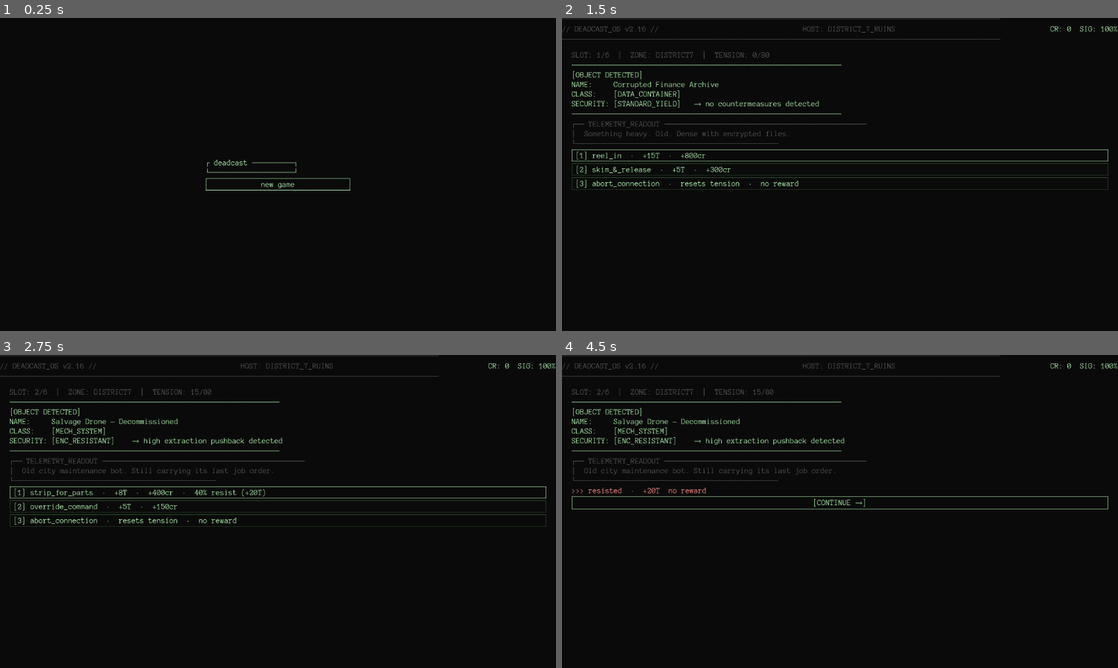
Above: before the commit, frames 1-4 (two rows, left to right).
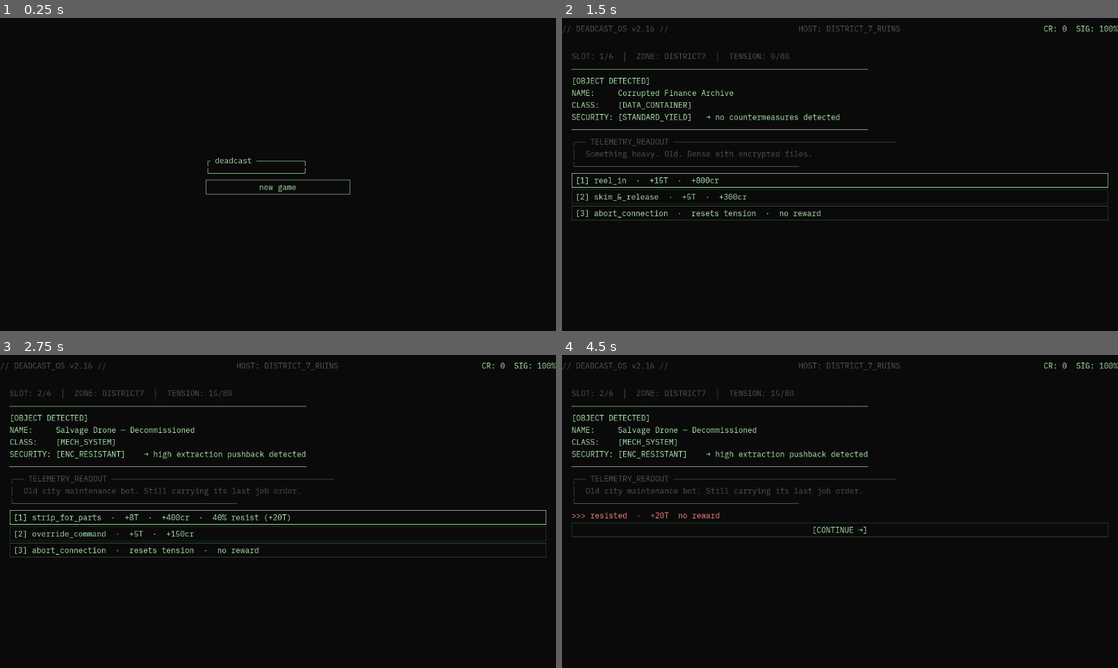
Above: after the commit, the same moments.

Repository: Teeohbee/deadcast
Game: Godot game, scene res://scenes/title_screen/TitleScreen.tscn
Two runs of this game, one before a commit and one after it. Both use one fixed random seed, a clock stepped at 60 frames per second and the inputs below.
Inputs (mouse positions are in pixels of both pictures, inside the frame that each line leads up to):
- Up to frame 1 (0.25 s): no input
- Up to frame 2 (1.5 s): click "new game" at 0.5 s; click "[ READY TO DIVE ]" at 1.25 s
- Up to frame 3 (2.75 s): click "[1] reel_in · +15T · +800cr" at 2 s
- Up to frame 4 (4.5 s): click "[1] strip_for_parts · +8T · +…" at 2.75 s; tap Enter at 3.5 s; move the mouse to (962, 495) at 3.52 s; hold E (tab_next) 3.53-4.25 s; click (962, 495) at 3.67 s; tap Space at 4.25 s; drag from (728, 527) to (812, 574) at 4.27 s

The runs differ from the first frame. In frame 1, 0.7% of the frame differs, in the area x 37-63%, y 44-57%; in frame 2, 7.2%; in frame 3, 7.7%, in the area x 0-100%, y 0-65%; in frame 4, 5.7%.

Commit message:
feat: switch to IBM Plex Mono for complete unicode box-drawing coverage

Diff:
--- a/autoload/UIStyle.gd
+++ b/autoload/UIStyle.gd
@@ -18,7 +18,7 @@
 func get_theme() -> Theme:
 	if _theme:
 		return _theme
-	var font := load("res://fonts/AnonymousPro-Regular.ttf") as FontFile
+	var font := load("res://fonts/IBMPlexMono-Regular.otf") as FontFile
 	_theme = Theme.new()
 	_theme.set_font("font", "Label", font)
 	_theme.set_font("font", "Button", font)
Binary file added: fonts/IBMPlexMono-Regular.otf
